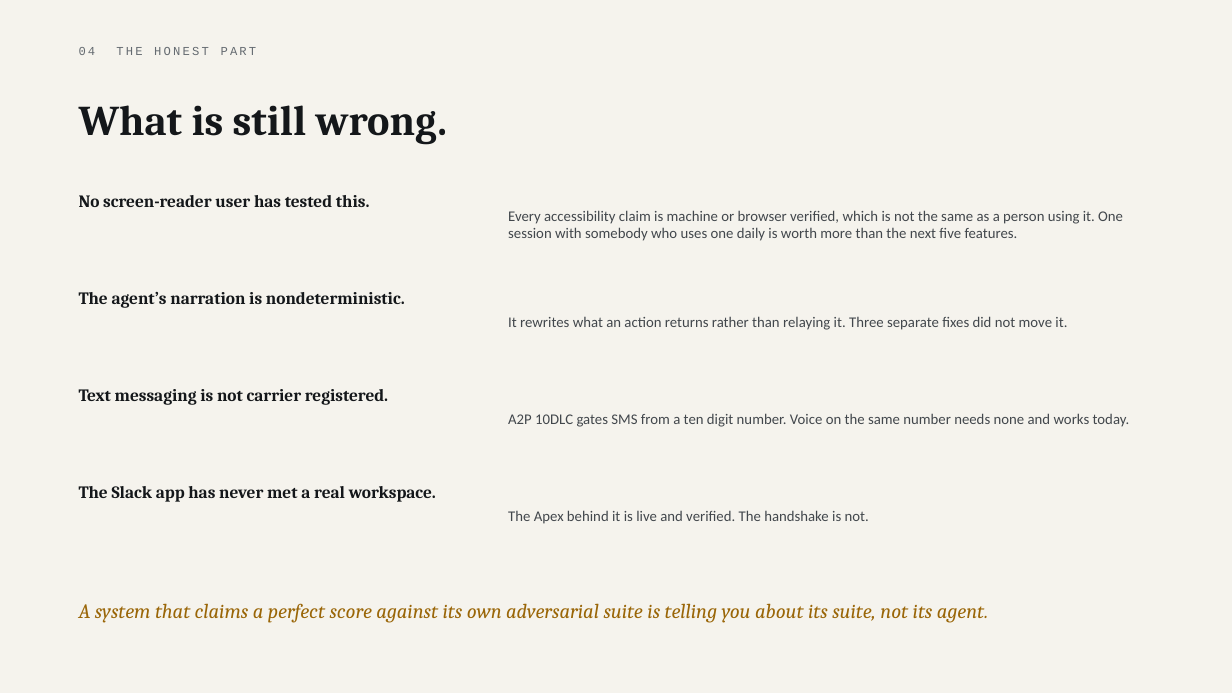
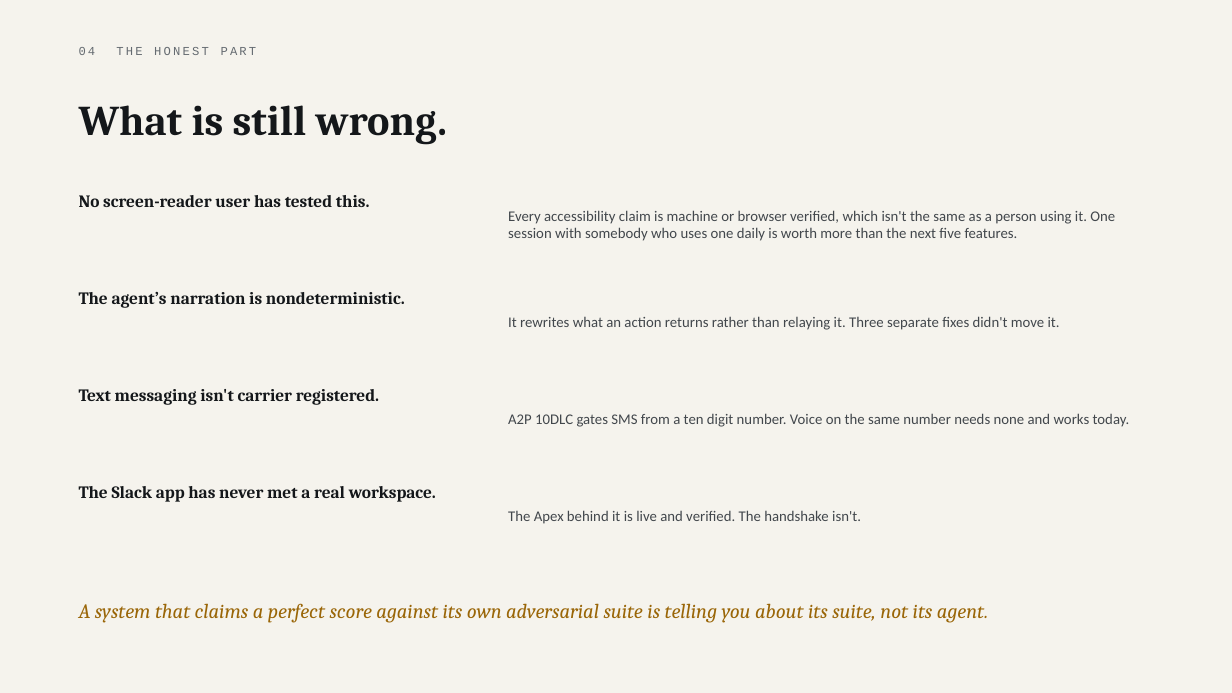
Before and after one commit to parthsevak2/curb-cut, a slide deck: slide 26 of submission/Curb-Cut.pptx. Drawn at 1232x693 pixels with LibreOffice and Linux fonts; fonts in the diff are those of the drawing. Boxes give left, top, right and bottom in pixels: in the first picture for what was removed or moved away, otherwise in the second. Text is boxed around its words. In the diff, an @@ line names an element or a change of style, - is before the commit and + after.

```diff
--- a/submission/Curb-Cut.pptx
+++ b/submission/Curb-Cut.pptx
@@ text at [508,210,1115,241]: text changed @@
-Every accessibility claim is machine or browser verified, which is not the same as a person using it. One session with somebody who uses one daily is worth more than the next five features.
+Every accessibility claim is machine or browser verified, which isn't the same as a person using it. One session with somebody who uses one daily is worth more than the next five features.
@@ text at [508,316,1060,330]: text changed @@
-It rewrites what an action returns rather than relaying it. Three separate fixes did not move it.
+It rewrites what an action returns rather than relaying it. Three separate fixes didn't move it.
@@ text at [79,389,379,405]: text changed @@
-Text messaging is not carrier registered.
+Text messaging isn't carrier registered.
@@ text at [508,510,861,524]: text changed @@
-The Apex behind it is live and verified. The handshake is not.
+The Apex behind it is live and verified. The handshake isn't.
```
Also in this commit, not shown: 20 other slides changed, 2 other files.
